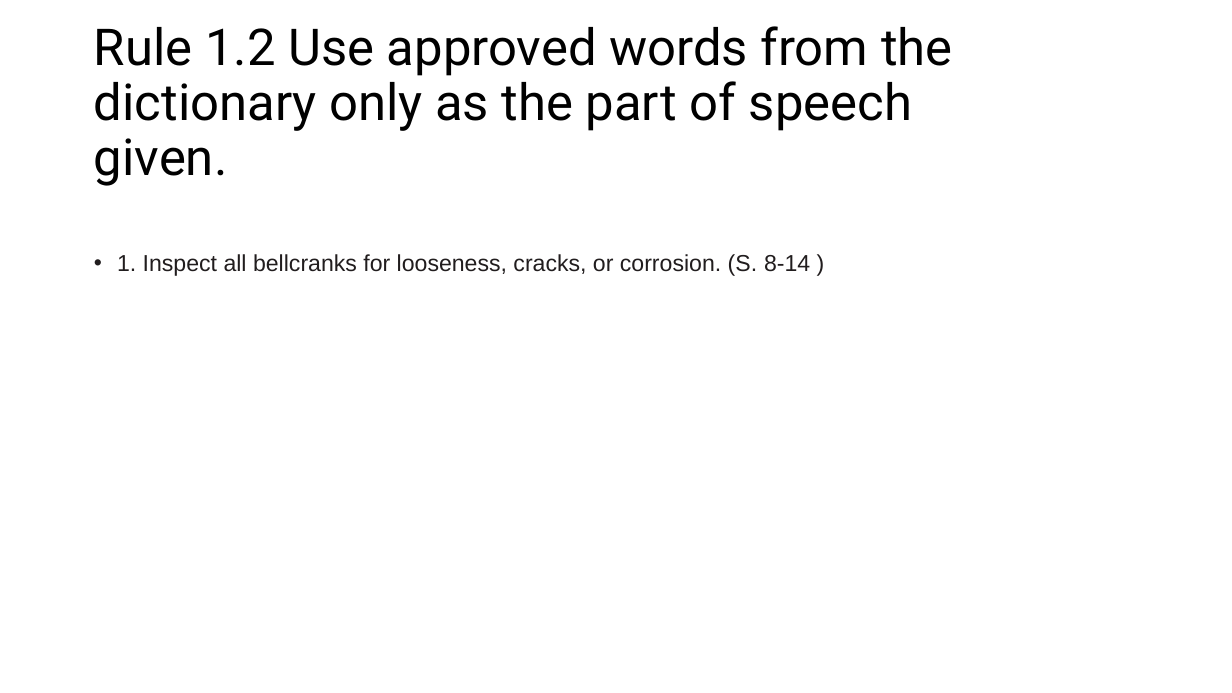
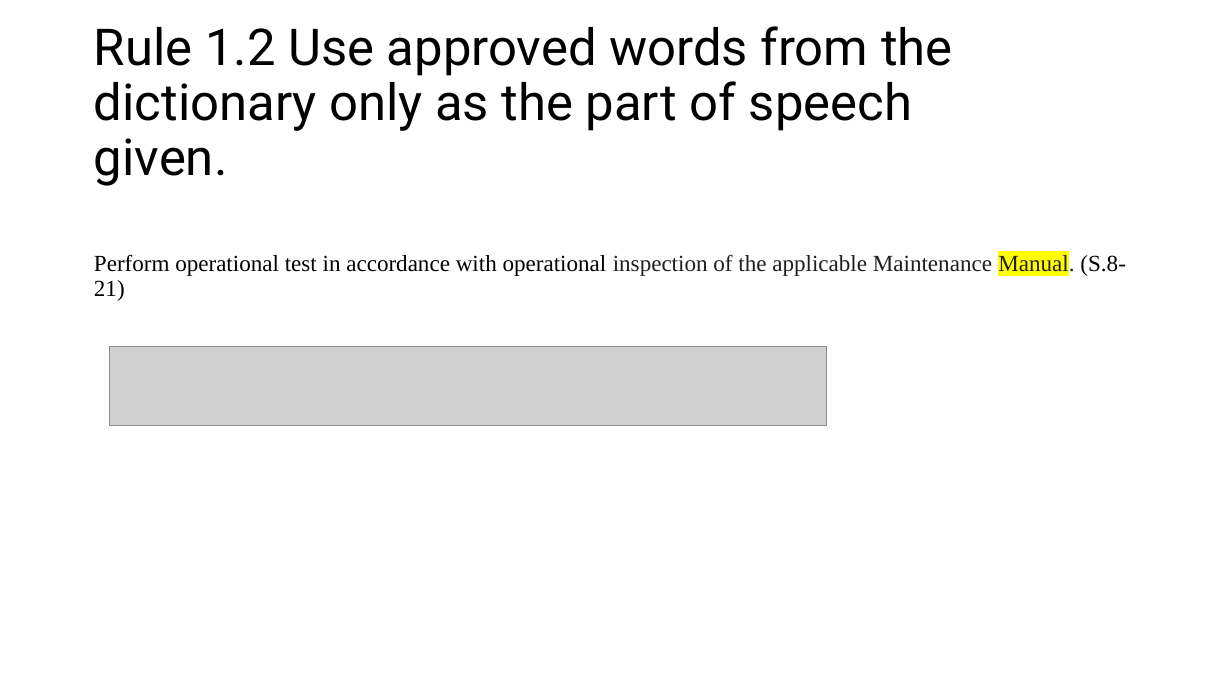
Before and after one commit to Maltrix147/Studium, a slide deck: slide 2 of Semester_4/simplified_English/Regeln_Malte_Hermann.pptx (slide 3 before the commit). Drawn at 1232x693 pixels with LibreOffice and Linux fonts; fonts in the diff are those of the drawing; grey boxes stand for pictures. Boxes give left, top, right and bottom in pixels: in the first picture for what was removed or moved away, otherwise in the second. Text is boxed around its words. In the diff, an @@ line names an element or a change of style, - is before the commit and + after.

```diff
--- a/Semester_4/simplified_English/Regeln_Malte_Hermann.pptx
+++ b/Semester_4/simplified_English/Regeln_Malte_Hermann.pptx
@@ text at box(94, 253, 1126, 301): text changed; font Arial to Times New Roman; text colour #211D1E to #000000 @@
-• 1. Inspect all bellcranks for looseness, cracks, or corrosion. (S. 8-14 )
+Perform operational test in accordance with operational inspection of the applicable Maintenance Manual. (S.8-21)
@@ picture added at box(110, 347, 827, 425) @@
```
Also in this commit, not shown: 7 other slides changed, 6 slides added, 1 slide removed, 3 other files.
